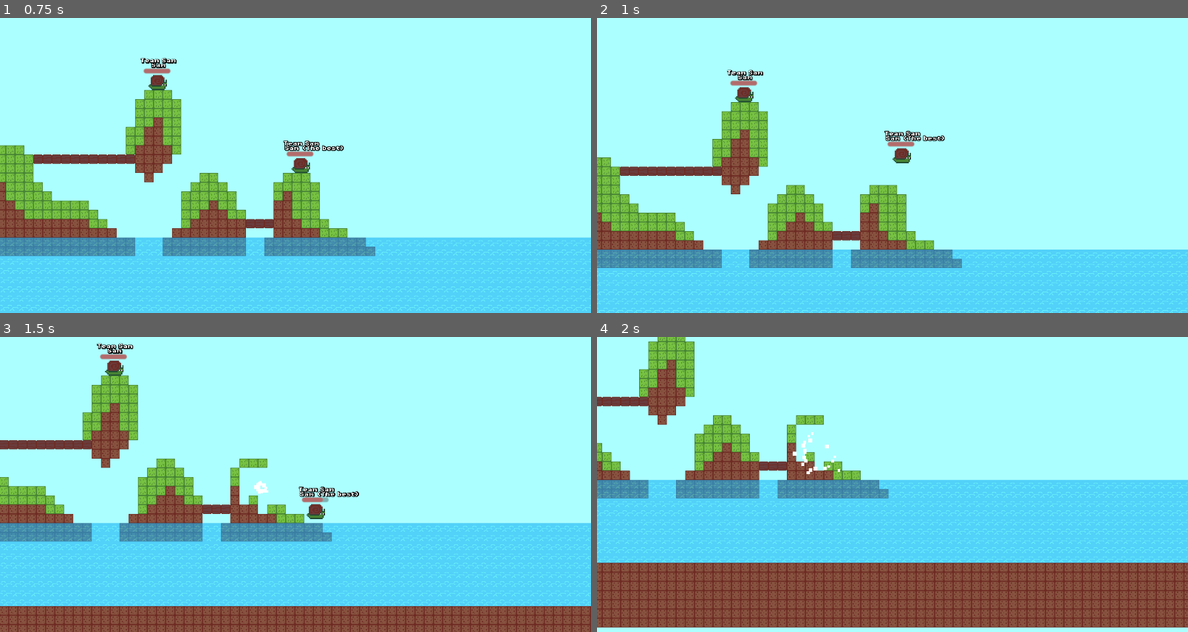
Above: before the commit, frames 1-4 (two rows, left to right).
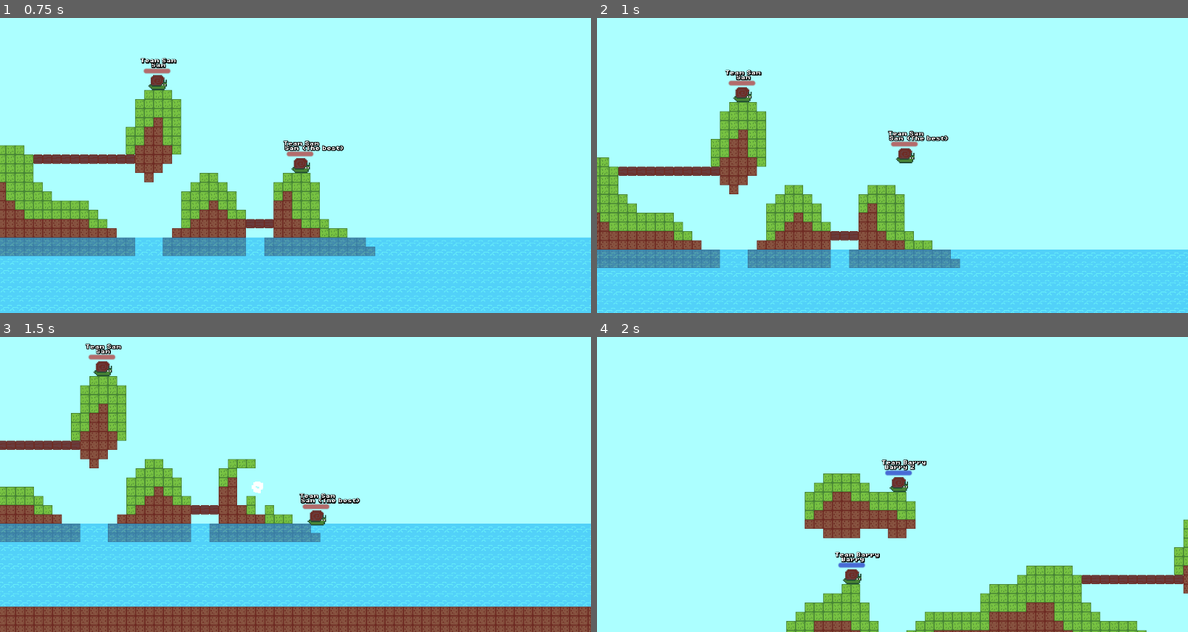
Above: after the commit, the same moments.

Repository: codingbanana21/Snail-Wars
Game: Godot game, scene res://scenes/game.tscn
Same seed, same stepped clock (60 frames per second), same inputs: the game is played once before the commit and once after it.
Inputs (mouse positions are in pixels of both pictures, inside the frame that each line leads up to):
- Up to frame 1 (0.75 s): tap Enter (skip) at 0.5 s; move the mouse to (425, 150) at 0.52 s; press the mouse at (425, 150) at 0.53 s; hold D (right) from 0.53 s (still down)
- Up to frame 2 (1 s): keep holding D (right); tap W (jump) at 0.77 s; tap 1 (weapon_1, bound only after the commit) at 0.8 s
- Up to frame 3 (1.5 s): keep holding D (right); move the mouse to (177, 499) at 1.27 s; release the mouse at (177, 499) at 1.28 s; tap 1 (weapon_1, bound only after the commit) at 1.35 s
- Up to frame 4 (2 s): keep holding D (right); tap W (jump) at 1.52 s; tap 2 (weapon_2, bound only after the commit) at 1.55 s

Frame 1 is identical in both runs. In frame 2, 5.2% of the frame differs, in the area x 0-100%, y 17-100%; in frame 3, 12%; in frame 4, 56%, in the area x 0-100%, y 0-100%.

Commit message:
Changing weapons

Diff:
--- a/project.godot
+++ b/project.godot
@@ -59,6 +59,26 @@
 "events": [Object(InputEventKey,"resource_local_to_scene":false,"resource_name":"","device":-1,"window_id":0,"alt_press …(195 unchanged characters)…
 ]
 }
+weapon_1={
+"deadzone": 0.2,
+"events": [Object(InputEventKey,"resource_local_to_scene":false,"resource_name":"","device":-1,"window_id":0,"alt_pressed":false,"shift_pressed":false,"ctrl_pressed":false,"meta_pressed":false,"pressed":false,"keycode":0,"physical_keycode":49,"key_label":0,"unicode":49,"location":0,"echo":false,"script":null)
+]
+}
+weapon_2={
+"deadzone": 0.2,
+"events": [Object(InputEventKey,"resource_local_to_scene":false,"resource_name":"","device":-1,"window_id":0,"alt_pressed":false,"shift_pressed":false,"ctrl_pressed":false,"meta_pressed":false,"pressed":false,"keycode":0,"physical_keycode":50,"key_label":0,"unicode":50,"location":0,"echo":false,"script":null)
+]
+}
+weapon_3={
+"deadzone": 0.2,
+"events": [Object(InputEventKey,"resource_local_to_scene":false,"resource_name":"","device":-1,"window_id":0,"alt_pressed":false,"shift_pressed":false,"ctrl_pressed":false,"meta_pressed":false,"pressed":false,"keycode":0,"physical_keycode":51,"key_label":0,"unicode":51,"location":0,"echo":false,"script":null)
+]
+}
+weapon_4={
+"deadzone": 0.2,
+"events": [Object(InputEventKey,"resource_local_to_scene":false,"resource_name":"","device":-1,"window_id":0,"alt_pressed":false,"shift_pressed":false,"ctrl_pressed":false,"meta_pressed":false,"pressed":false,"keycode":0,"physical_keycode":52,"key_label":0,"unicode":52,"location":0,"echo":false,"script":null)
+]
+}
 
 [physics]
 
--- a/projectiles/super_rocket.tscn
+++ b/projectiles/super_rocket.tscn
@@ -3,7 +3,7 @@
 [ext_resource type="PackedScene" uid="uid://cubfm8w8o5obj" path="res://projectiles/projectile.tscn" id="1_iyp4x"]
 
 [node name="SuperRocket" unique_id=152536886 instance=ExtResource("1_iyp4x")]
-damage = 150
+damage = 100
 knockback = 1500
 explosion_size = 5
 explosion_accuracy = 8.0
--- a/scripts/player.gd
+++ b/scripts/player.gd
@@ -20,6 +20,7 @@
 var projectile_speed: float = 200.0
 var max_hp: int = 100
 var hp: int = max_hp
+var weapon: int = 1
 var dead: bool = false
 
 
@@ -50,13 +51,26 @@
 		if Globals.player_turn == player_number:
 			camera_2d.enabled = true
 
+			if Input.is_action_just_pressed("weapon_1"):
+				weapon = 1
+
+			if Input.is_action_just_pressed("weapon_2"):
+				weapon = 2
+
+			if Input.is_action_just_pressed("weapon_3"):
+				weapon = 3
+
 			if Input.is_action_pressed("click"):
 				projectile_speed += 700.0 * delta
 
 			if (Input.is_action_just_released("click") or projectile_speed >= 1000) and next_player_timer.is_stopped():
 				var projectile: Projectile
-				projectile = load("res://projectiles/rocket.tscn").instantiate()
-				#projectile = load("res://projectiles/drill.tscn").instantiate()
+				if weapon == 2:
+					projectile = load("res://projectiles/drill.tscn").instantiate()
+				if weapon == 3:
+					projectile = load("res://projectiles/bounce.tscn").instantiate()
+				else:
+					projectile = load("res://projectiles/rocket.tscn").instantiate()
 
 				projectile.global_position = global_position
 				projectile.look_at(Globals.mouse_position)
@@ -85,7 +99,11 @@
 			velocity.y *= -1
 
 		move_and_slide()
-		velocity.x *= 0.8
+
+		if is_on_floor():
+			velocity.x *= 0.8
+		else:
+			velocity.x *= 0.9
 
 
 func _on_next_player_timer_timeout() -> void:
